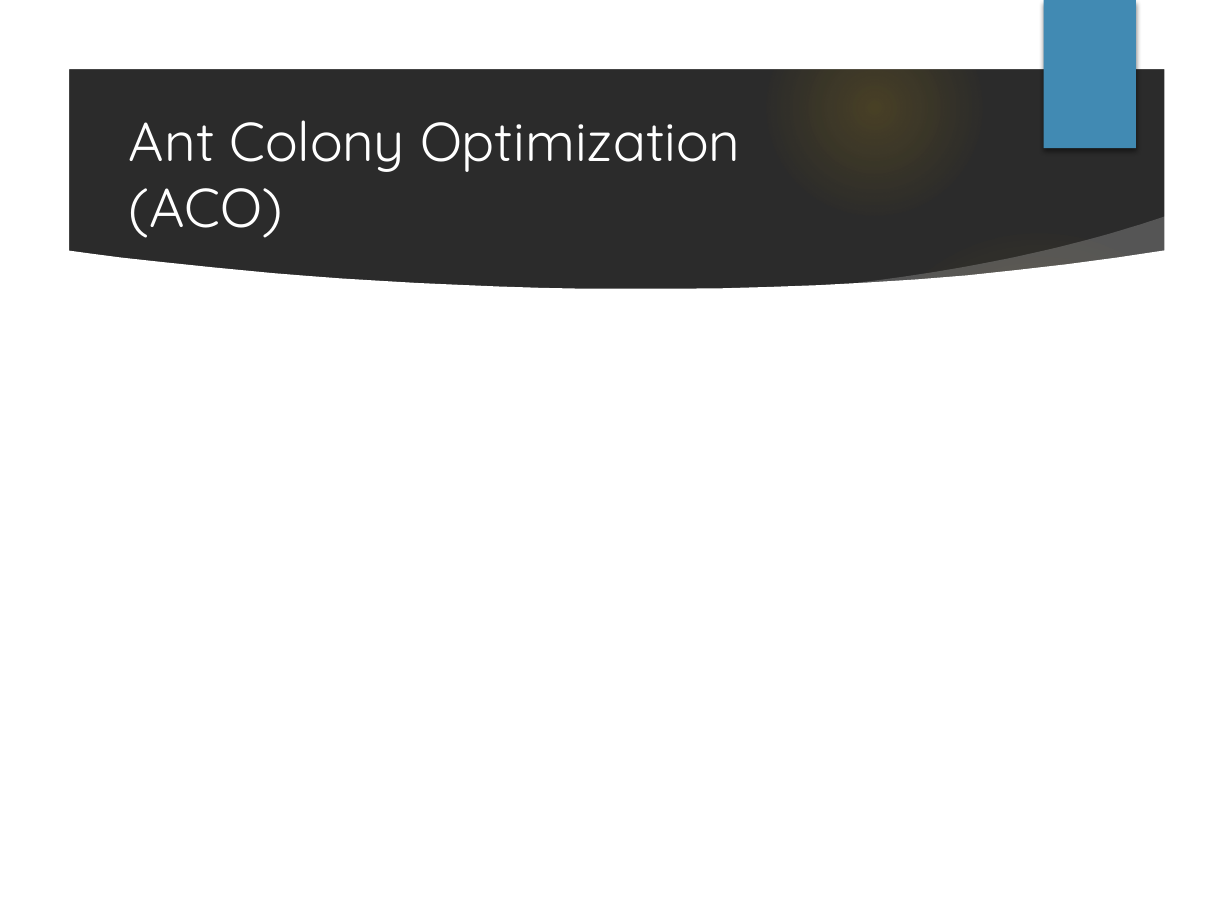
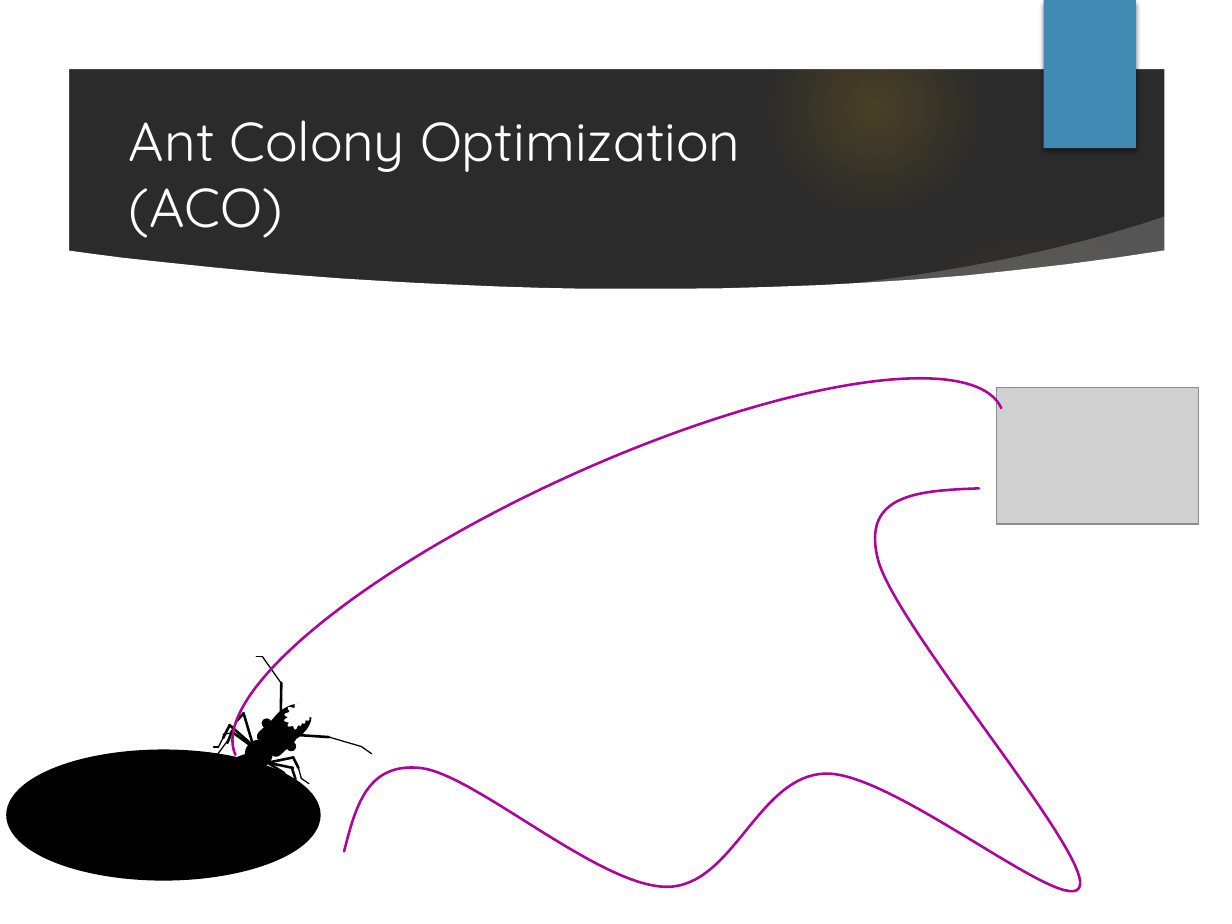
Before and after one commit to Masukane/slides, a slide deck: slide 4 of masukaneICIIC2018.pptm. Drawn at 1232x924 pixels with LibreOffice and Linux fonts; fonts in the diff are those of the drawing; grey boxes stand for pictures; background and template pictures are left out; a plain dark background stands for a picture behind light text. Boxes give left, top, right and bottom in pixels: in the first picture for what was removed or moved away, otherwise in the second. Text is boxed around its words. In the diff, an @@ line names an element or a change of style, - is before the commit and + after.

```diff
--- a/masukaneICIIC2018.pptm
+++ b/masukaneICIIC2018.pptm
@@ left bracket added at box(187, 302, 1000, 755), outline #AD0399 1.5 pt @@
@@ picture added at box(997, 388, 1199, 525) @@
@@ freeform shape added at box(344, 488, 1080, 891), outline #AD0399 1.5 pt @@
@@ ellipse added at box(7, 750, 319, 878), fill #000000, outline #000000 1.5 pt @@
@@ group added at box(198, 657, 372, 819): 30 lines, 5 ellipses, 3 left brackets, 1 rounded rectangle, 1 irregular seal @@
```
Also in this commit, not shown: 1 other slide changed.
